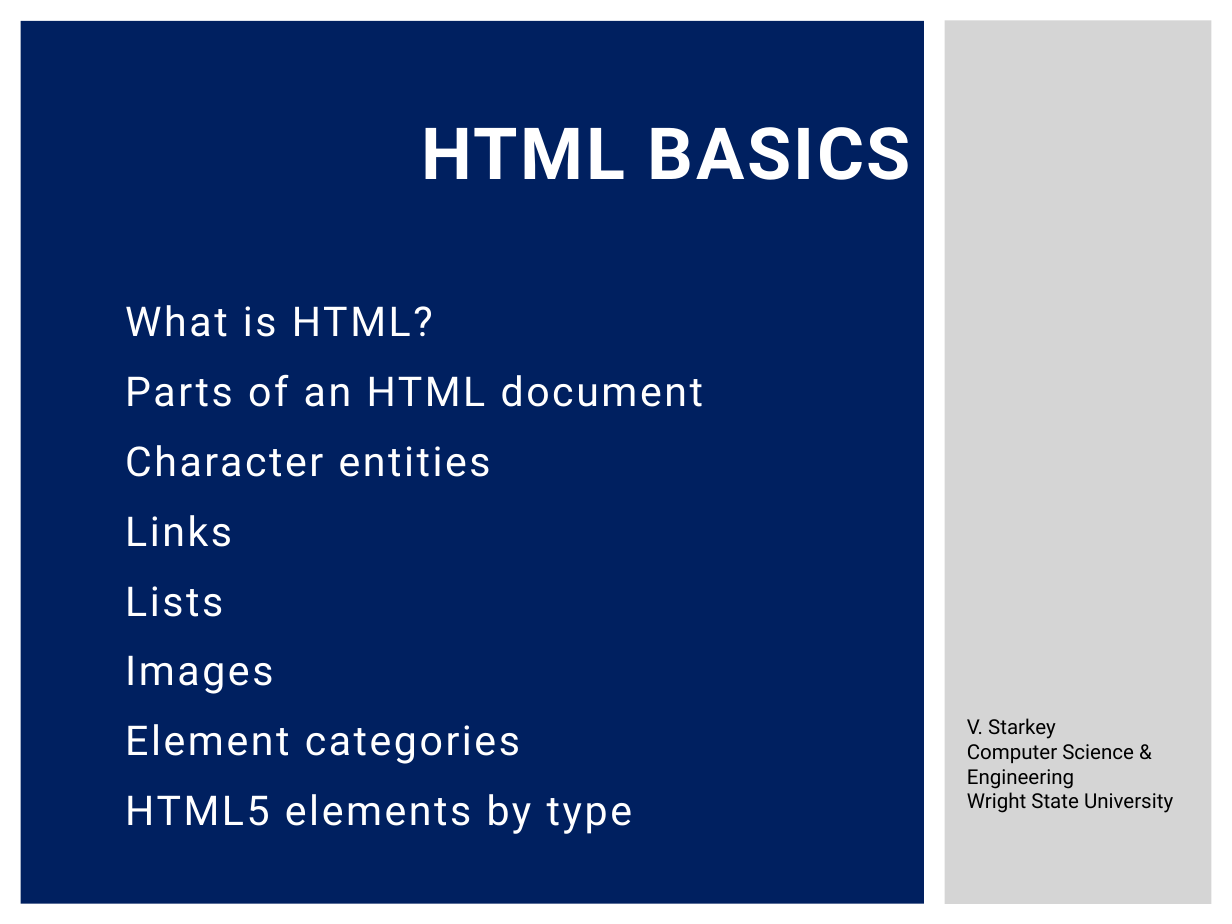
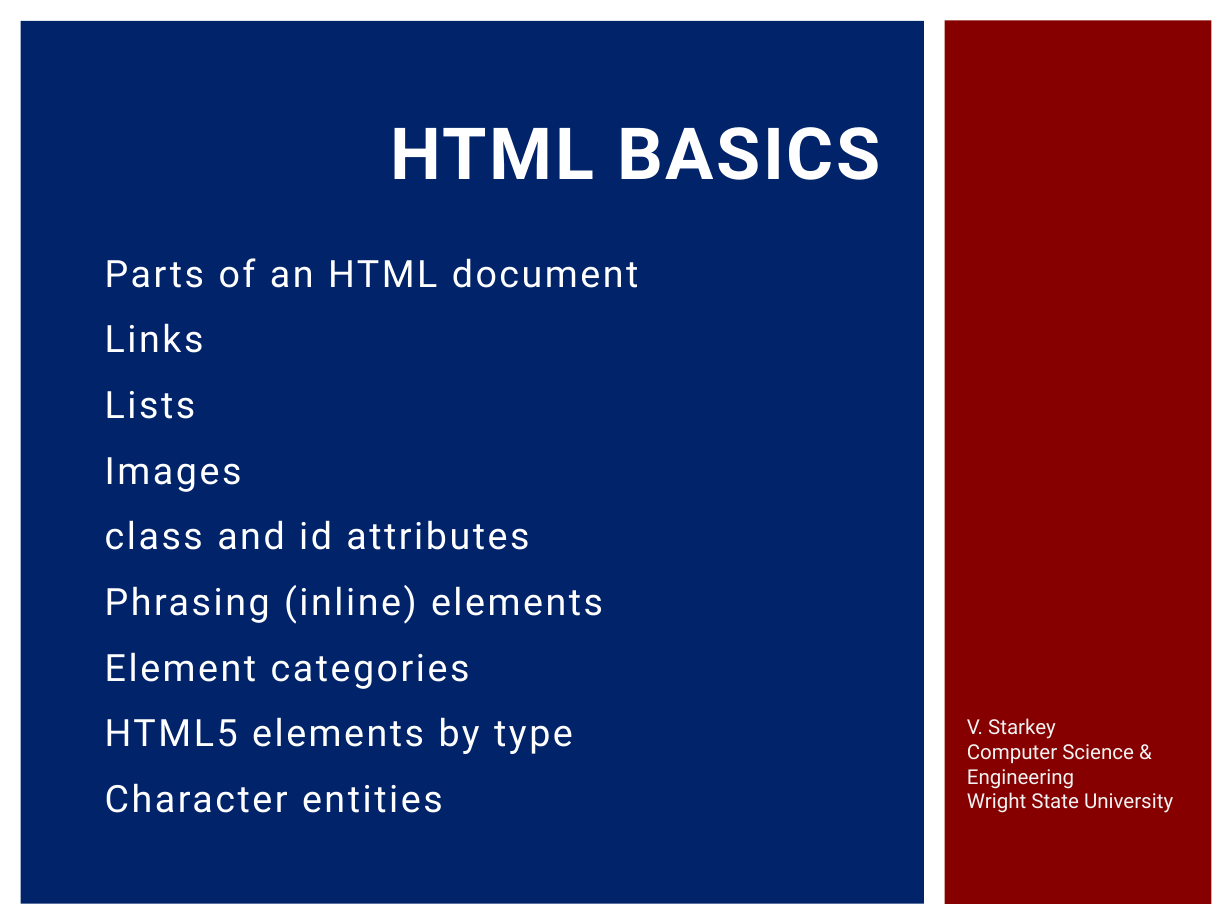
Before and after one commit to ChronoAnomaly/CS-2800, a slide deck: slide 1 of HTML Basics.pptx. Drawn at 1232x924 pixels with LibreOffice and Linux fonts; fonts in the diff are those of the drawing. Boxes give left, top, right and bottom in pixels: in the first picture for what was removed or moved away, otherwise in the second. Text is boxed around its words. In the diff, an @@ line names an element or a change of style, - is before the commit and + after.

```diff
--- a/HTML Basics.pptx
+++ b/HTML Basics.pptx
@@ rectangle at [21,21,924,904]: fill #002060 to #00236A @@
@@ rectangle at [945,21,1212,904]: fill #D5D5D5 to #860000 @@
@@ title "HTML BASICS": place and size @@
-title "HTML BASICS" at [421,127,911,180]
+title "HTML BASICS" at [391,127,880,180]
@@ subtitle "Parts of an HTML document": place and size @@
-subtitle "Parts of an HTML document" at [125,305,703,834]
+subtitle "Parts of an HTML document" at [105,258,639,813]
@@ subtitle at [105,258,639,754]: size 24 to 22 pt in "Parts of an HTML document", "Links", "Lists", "Images" and 2 more places @@
@@ subtitle at [125,305,433,337]: paragraph removed @@
-What is HTML?
@@ subtitle at [125,445,491,477]: paragraph removed @@
-Character entities
@@ subtitle at [105,520,603,624]: paragraphs added @@
+class and id attributes
+Phrasing (inline) elements
@@ text "V. Starkey" at [967,718,1173,813]: text colour #000000 to #F2F2F2 @@
@@ subtitle at [105,783,443,813]: paragraph added @@
+Character entities
```
Also in this commit, not shown: 25 other slides changed, 2 slides added, 2 other files.
